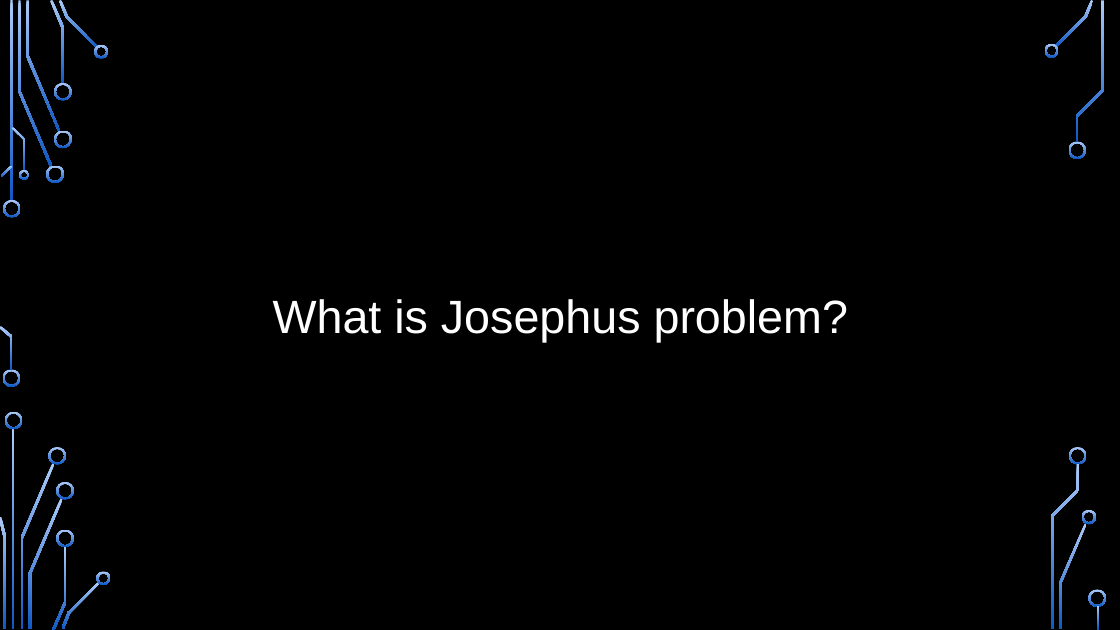
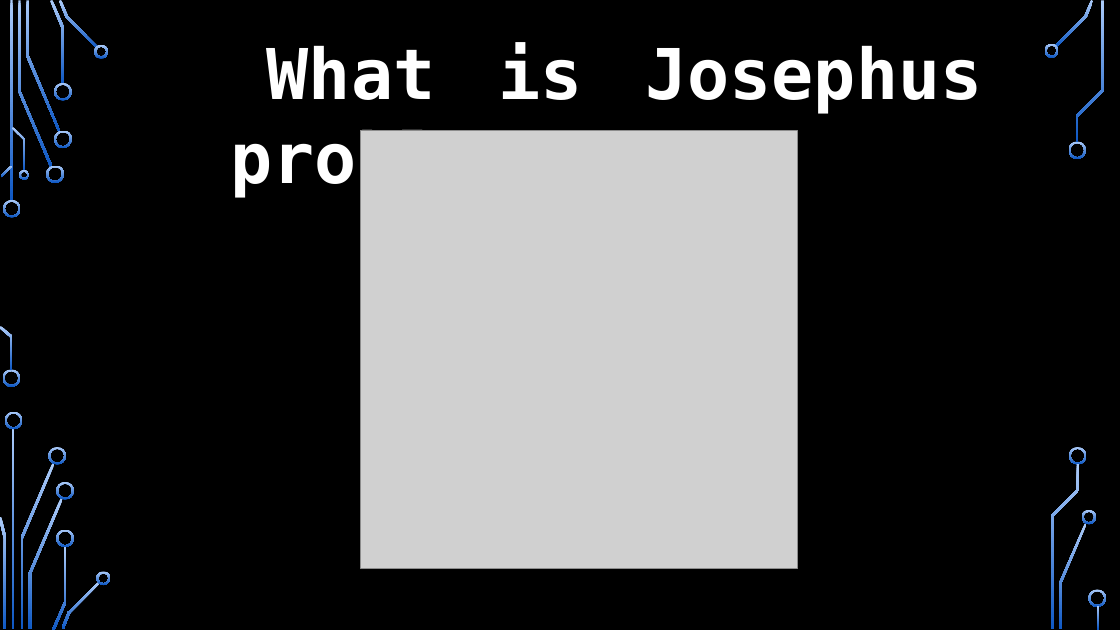
Before and after one commit to arcadesArena/college-sem3-dsaJosephusAssignment, a slide deck: slide 3 of presentaiton.pptx. Drawn at 1120x630 pixels with LibreOffice and Linux fonts; fonts in the diff are those of the drawing; grey boxes stand for pictures; background and template pictures are left out. Boxes give left, top, right and bottom in pixels: in the first picture for what was removed or moved away, otherwise in the second. Text is boxed around its words. In the diff, an @@ line names an element or a change of style, - is before the commit and + after.

```diff
--- a/presentaiton.pptx
+++ b/presentaiton.pptx
@@ text "What is Josephus problem?": place and size @@
-text "What is Josephus problem?" at box(273, 299, 848, 342)
+text "What is Josephus problem?" at box(231, 43, 982, 198)
@@ text "What is Josephus problem?" at box(231, 43, 982, 198): size 40 to 60 pt, font Arial to DejaVu Sans Mono, bold on @@
@@ picture added at box(360, 131, 798, 569) @@
```
Also in this commit, not shown: 1 other slide changed, 4 other files.
